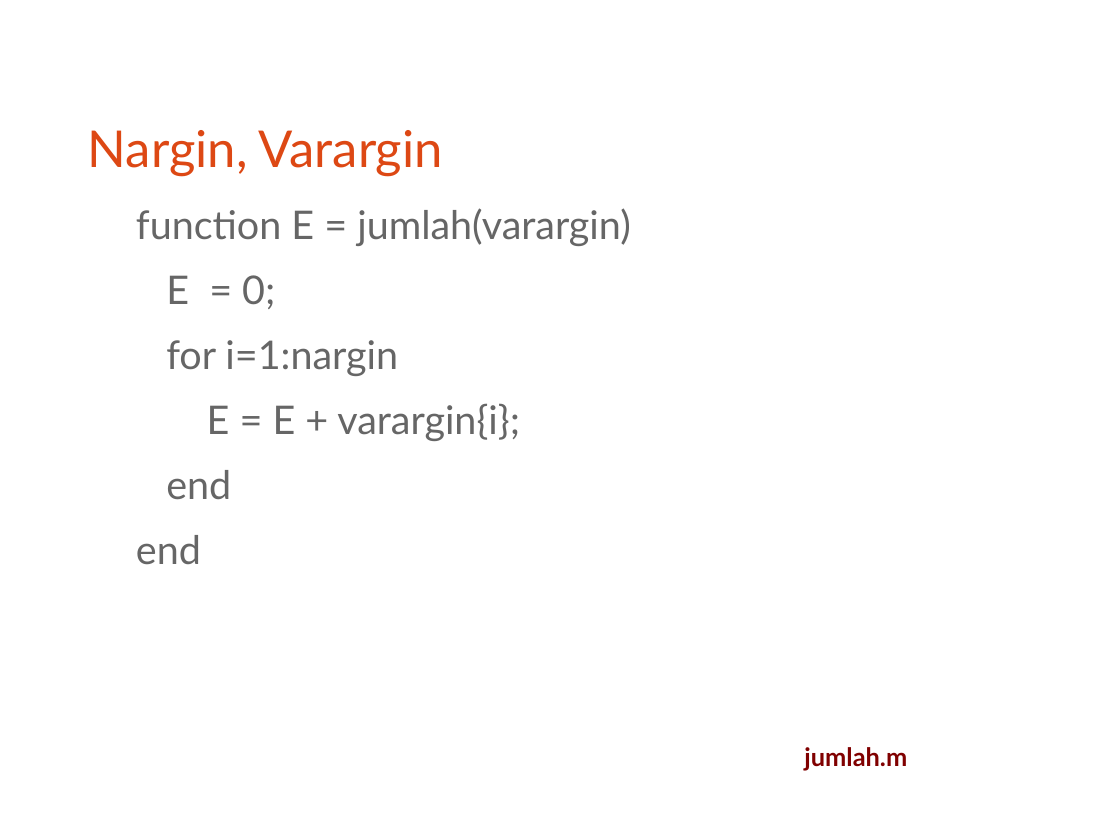
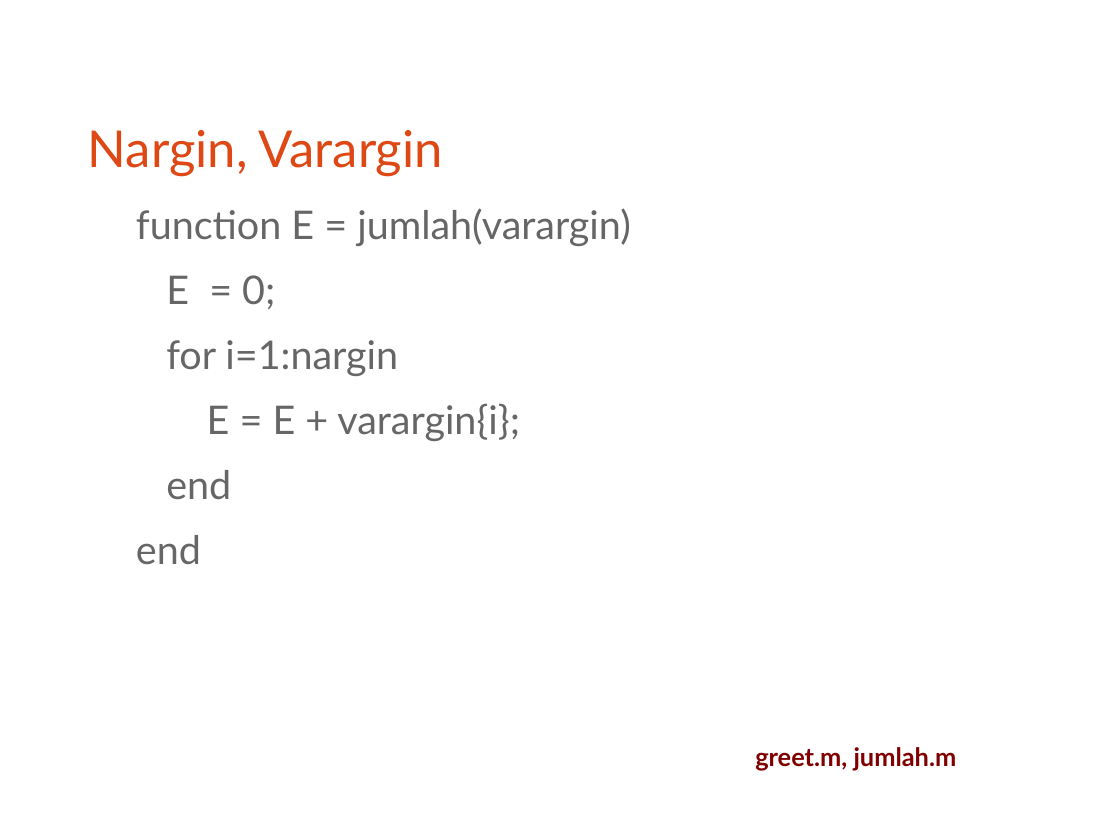
Before and after one commit to bagustris/prokom-tf, a slide deck: slide 35 of slide/matlab.odp. Drawn at 1120x840 pixels with LibreOffice and Linux fonts; fonts in the diff are those of the drawing. Boxes give left, top, right and bottom in pixels: in the first picture for what was removed or moved away, otherwise in the second. Text is boxed around its words. In the diff, an @@ line names an element or a change of style, - is before the commit and + after.

```diff
--- a/slide/matlab.odp
+++ b/slide/matlab.odp
@@ text at <box>755,747,957,770</box>: text changed @@
-jumlah.m
+greet.m, jumlah.m
```
Also in this commit, not shown: 6 other slides changed, 1 slide added, 27 other files.
